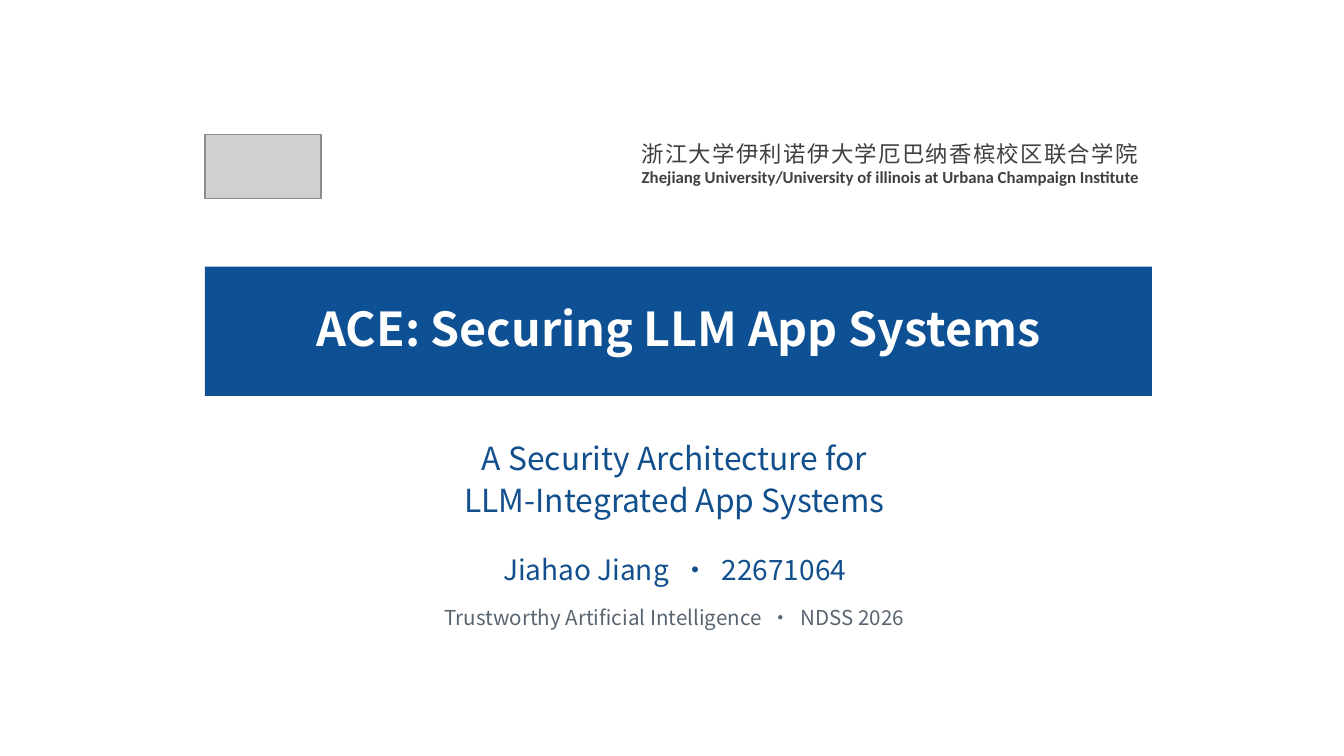
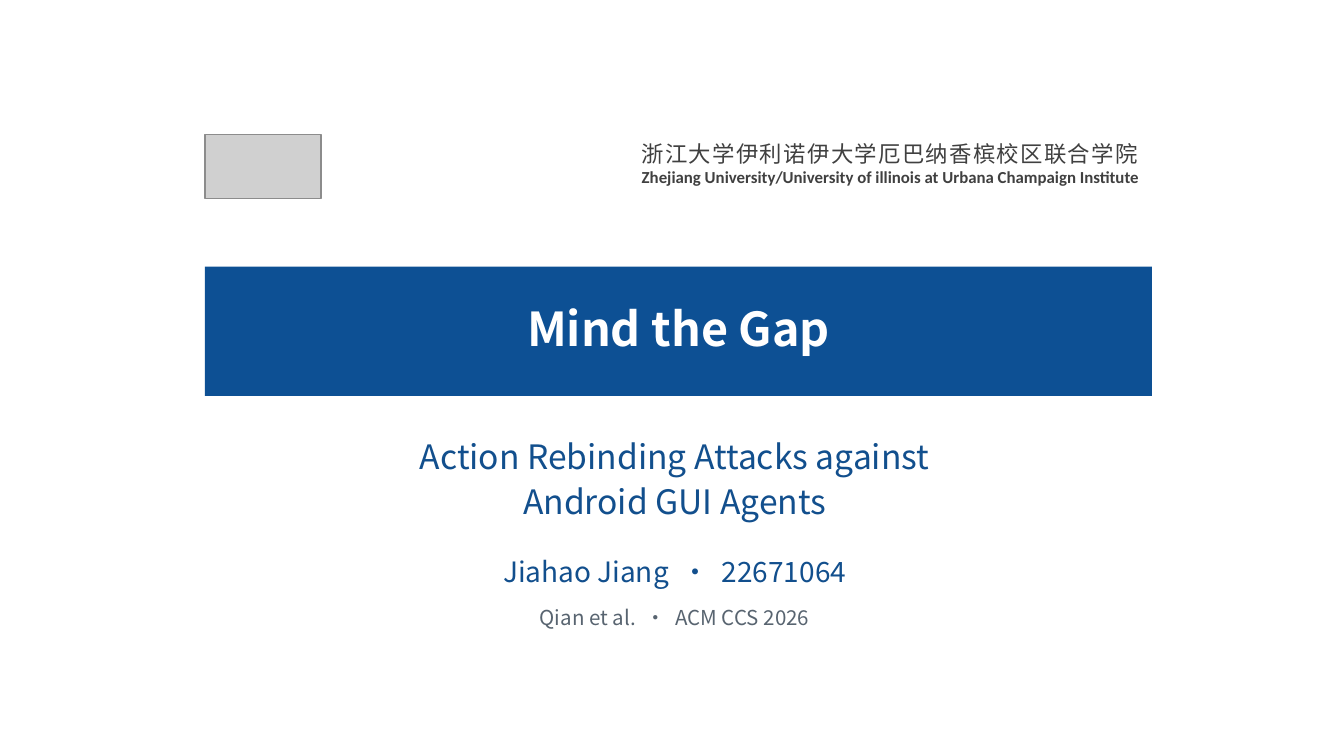
Before and after one commit to Novakru/ZJU-assignment-reports, a slide deck: slide 1 of submission/presentation.pptx. Drawn at 1344x756 pixels with LibreOffice and Linux fonts; fonts in the diff are those of the drawing; grey boxes stand for pictures; background and template pictures are left out. Boxes give left, top, right and bottom in pixels: in the first picture for what was removed or moved away, otherwise in the second. Text is boxed around its words. In the diff, an @@ line names an element or a change of style, - is before the commit and + after.

Commit message:
Switch AI security assignment to Mind the Gap

```diff
--- a/submission/presentation.pptx
+++ b/submission/presentation.pptx
@@ text at bbox=[527, 308, 830, 356]: text changed @@
-ACE: Securing LLM App Systems
+Mind the Gap
@@ text at bbox=[420, 442, 930, 523]: text changed; size 17 to 18 pt @@
-A Security Architecture for
-LLM-Integrated App Systems
+Action Rebinding Attacks against
+Android GUI Agents
@@ text at bbox=[540, 608, 810, 629]: text changed @@
-Trustworthy Artificial Intelligence · NDSS 2026
+Qian et al. · ACM CCS 2026
```
Also in this commit, not shown: 9 slides added, 9 slides removed, 22 other files.
